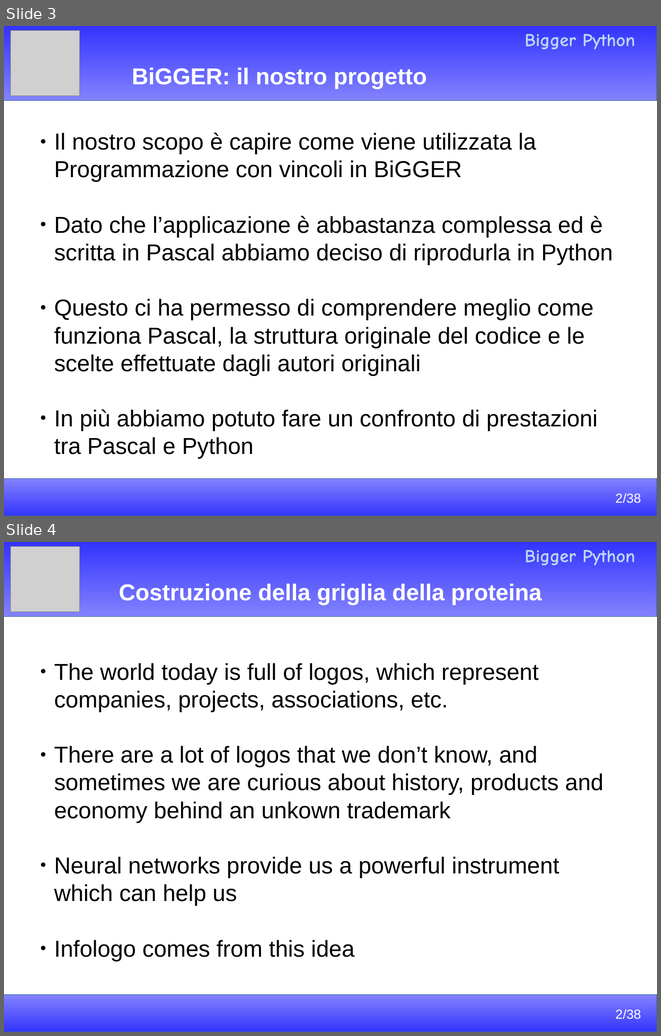
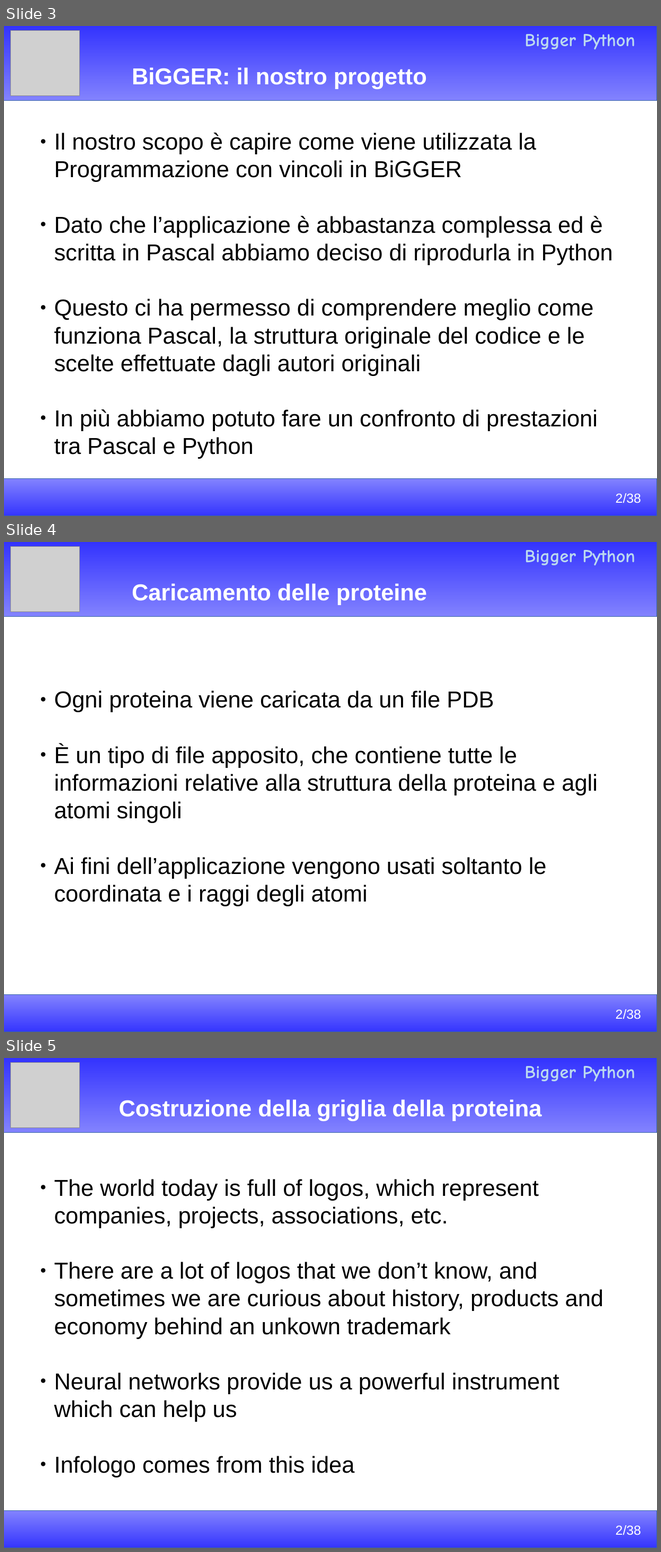
Before and after one commit to Cenze94/BiggerPython, a slide deck: Presentazione/Presentazione.odp. Shown one above the other, each under a label of ours: slides 3 and 4 before the commit, slides 3, 4 and 5 after it. The pictures are 661x1036 and 661x1552 pixels, drawn with LibreOffice and Linux fonts; fonts in the diff are those of the drawing; grey boxes stand for pictures. Boxes give left, top, right and bottom in pixels: in the first picture for what was removed or moved away, otherwise in the second. Text is boxed around its words. In the diff, an @@ line names an element or a change of style, - is before the commit and + after.

Commit message:
Aggiornamento Presentazione

```diff
--- a/Presentazione/Presentazione.odp
+++ b/Presentazione/Presentazione.odp
@@ slide 4 added at (4, 542, 657, 1032), background #FFFFFF @@
@@ rectangle added at (4, 542, 657, 617), fill gradient #3333FF, outline #3465A4 0 pt @@
@@ picture added at (10, 547, 79, 612) @@
@@ text added at (524, 550, 635, 565), 22 pt, text #BCDAEF, bold @@
+Bigger Python
@@ text added at (132, 583, 427, 605), 28 pt, text #FFFFFF, bold @@
+Caricamento delle proteine
@@ text added at (54, 690, 598, 906), 28 pt, text #000000 @@
+● Ogni proteina viene caricata da un file PDB
+● È un tipo di file apposito, che contiene tutte le informazioni relative alla struttura della proteina e agli atomi singoli
+● Ai fini dell’applicazione vengono usati soltanto le coordinata e i raggi degli atomi
@@ rectangle added at (4, 995, 657, 1032), fill gradient #3333FF, outline #3465A4 0 pt @@
@@ text added at (616, 1009, 641, 1018), 16 pt, text #FFFFFF @@
+2/38
@@ what was slide 4 is now slide 5 @@
```
Also in this commit, not shown: 1 other file.
